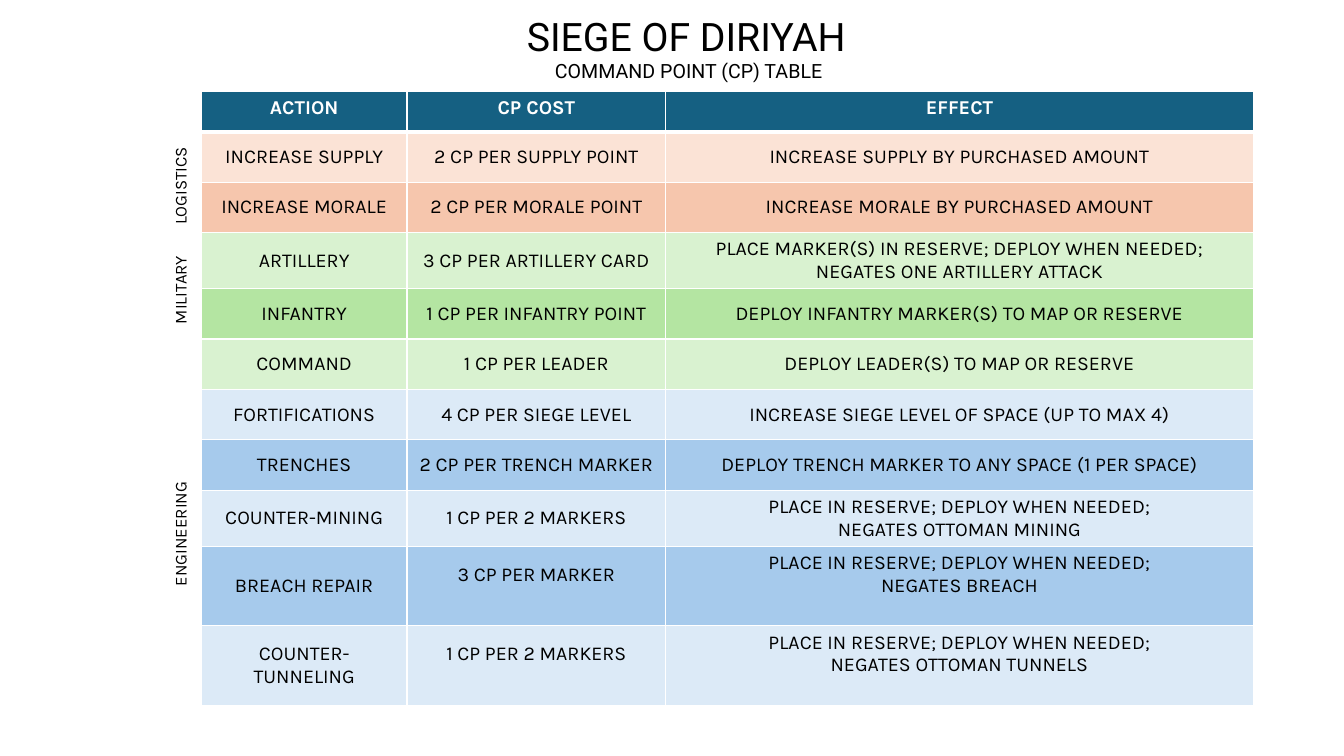
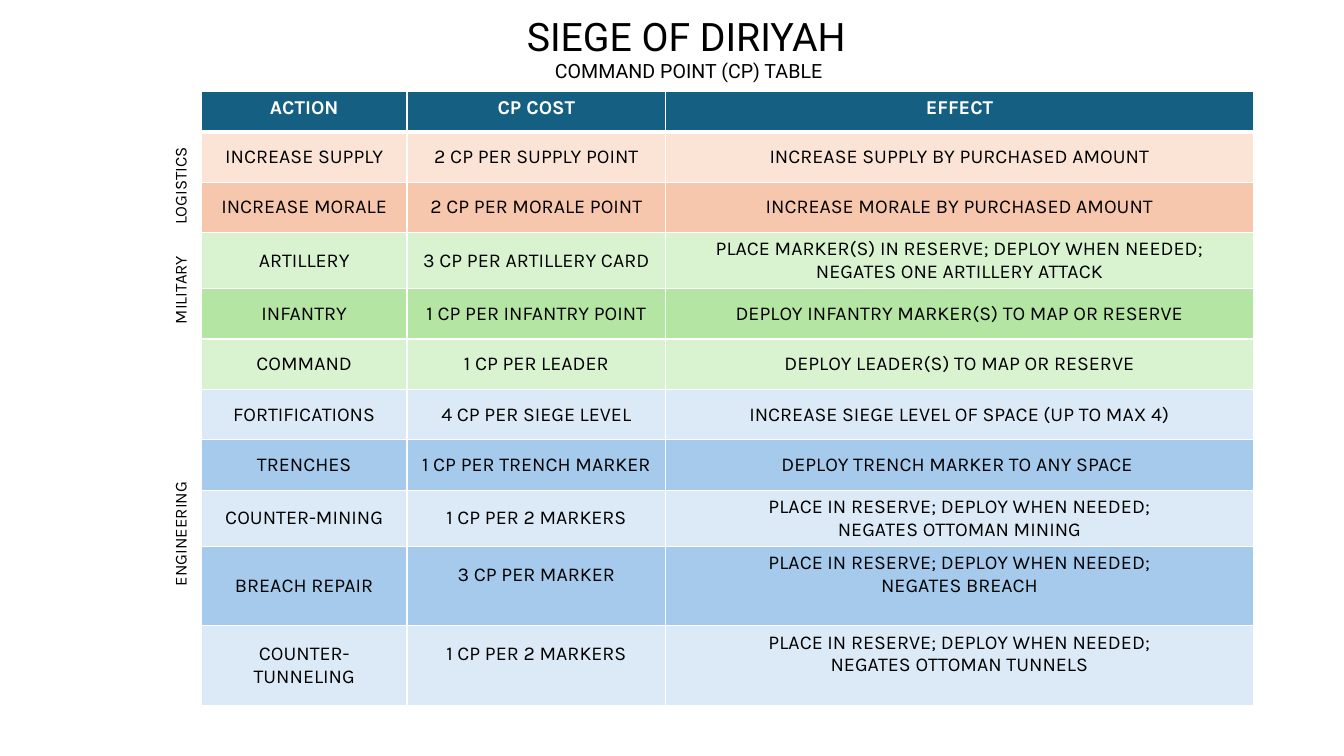
Before and after one commit to euroledger/Diriyah-The-Bloody-Siege, a slide deck: slide 2 of rules/Tables Diriyah.pptx. Drawn at 1344x756 pixels with LibreOffice and Linux fonts; fonts in the diff are those of the drawing. Boxes give left, top, right and bottom in pixels: in the first picture for what was removed or moved away, otherwise in the second. Text is boxed around its words. In the diff, an @@ line names an element or a change of style, - is before the commit and + after.

```diff
--- a/rules/Tables Diriyah.pptx
+++ b/rules/Tables Diriyah.pptx
@@ table at [202, 92, 1254, 705] @@
-row 8, column 2: 2 CP PER TRENCH MARKER
+row 8, column 2: 1 CP PER TRENCH MARKER
-row 8, column 3: DEPLOY TRENCH MARKER TO ANY SPACE (1 PER SPACE)
+row 8, column 3: DEPLOY TRENCH MARKER TO ANY SPACE
```
Also in this commit, not shown: 21 other files.
